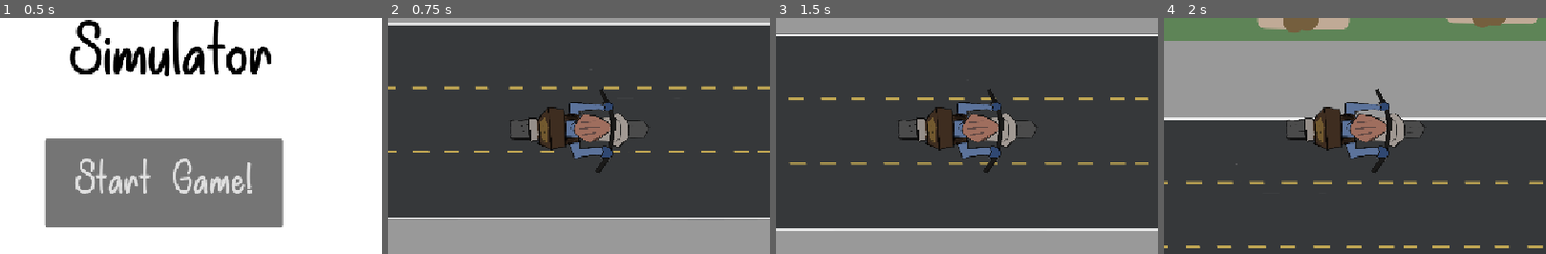
Above: before the commit, frames 1-4 (left to right).
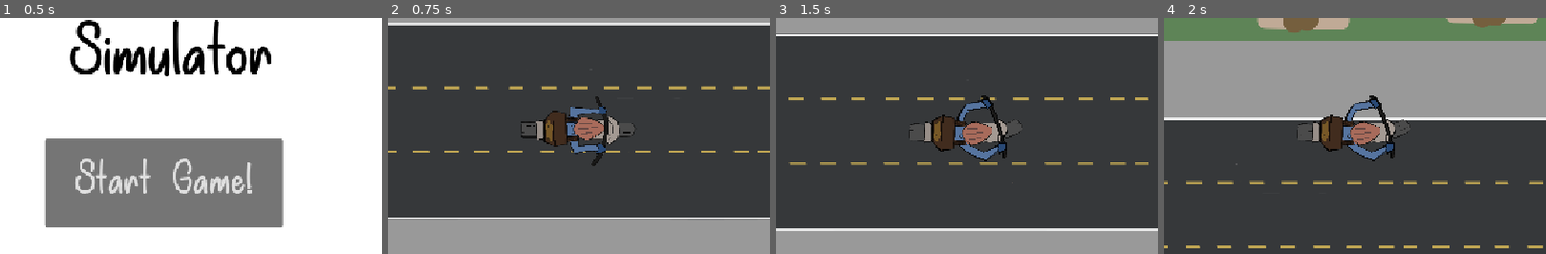
Above: after the commit, the same moments.

Repository: andreaTheCoder/brackeysgamejam
Game: Godot game, scene res://scenes/start_screen.tscn
Two runs of this game, one before a commit and one after it. Both use one fixed random seed, a clock stepped at 60 frames per second and the inputs below.
Inputs:
- Up to frame 1 (0.5 s): no input
- Up to frame 2 (0.75 s): click "Start Game!" at 0.5 s
- Up to frame 3 (1.5 s): tap Enter at 1.25 s; hold Up (up) from 1.28 s (still down); hold Space (button) from 1.28 s (still down)
- Up to frame 4 (2 s): keep holding Up (up); keep holding Space (button)
The pictures show only the part of the screen within x 26-76%, y 28-78%; the shares and areas given below are measured in that part.

Frame 1 is identical in both runs. In frame 2, 3.4% of the frame differs, in the area x 32-69%, y 29-66%; in frame 3, 3.6%; in frame 4, 3.6%, in the area x 32-69%, y 29-71%.

Commit message:
DONE WITH ANIMATIONS WITH THE BIKE LETS GOOOOOOOOOOOOOOOOOOOO

Diff:
--- a/scenes/bike.tscn
+++ b/scenes/bike.tscn
@@ -1,8 +1,13 @@
-[gd_scene load_steps=6 format=3 uid="uid://b2nldleqd7l8"]
+[gd_scene load_steps=11 format=3 uid="uid://b2nldleqd7l8"]
 
 [ext_resource type="Script" uid="uid://cwrke4t7rk702" path="res://scripts/bike.gd" id="1_oy3wg"]
-[ext_resource type="Texture2D" uid="uid://bqvsj0yslvyjh" path="res://assets/handmade/motorcycle/motor1.webp" id="2_77r6i"]
-[ext_resource type="Texture2D" uid="uid://vhudjxad3yq6" path="res://assets/handmade/motorcycle/motor2.webp" id="3_juvdb"]
+[ext_resource type="Texture2D" uid="uid://bflspv36ikmng" path="res://assets/handmade/motocycle sprites/def1.png" id="2_7nrme"]
+[ext_resource type="Texture2D" uid="uid://dufg6c7lu6gbk" path="res://assets/handmade/motocycle sprites/def2.png" id="3_d1jr7"]
+[ext_resource type="Texture2D" uid="uid://dkxn0qfagu8g6" path="res://assets/handmade/motocycle sprites/def3.png" id="4_o7eds"]
+[ext_resource type="Texture2D" uid="uid://5dx72k4iwqfu" path="res://assets/handmade/motocycle sprites/right1.png" id="5_irgsv"]
+[ext_resource type="Texture2D" uid="uid://bldfojjueq8w2" path="res://assets/handmade/motocycle sprites/right2.png" id="6_qtgu3"]
+[ext_resource type="Texture2D" uid="uid://buh2u5e5sq8ws" path="res://assets/handmade/motocycle sprites/left1.png" id="7_1ced1"]
+[ext_resource type="Texture2D" uid="uid://coq5xvaup2nn" path="res://assets/handmade/motocycle sprites/left2.png" id="8_uqvew"]
 
 [sub_resource type="RectangleShape2D" id="RectangleShape2D_b0jew"]
 size = Vector2(17, 4.5)
@@ -11,18 +16,46 @@
 animations = [{
 "frames": [{
 "duration": 1.0,
-"texture": ExtResource("2_77r6i")
+"texture": ExtResource("2_7nrme")
 }, {
 "duration": 1.0,
-"texture": ExtResource("3_juvdb")
+"texture": ExtResource("3_d1jr7")
+}, {
+"duration": 1.0,
+"texture": ExtResource("4_o7eds")
 }],
 "loop": true,
 "name": &"default",
 "speed": 5.0
 }, {
-"frames": [],
+"frames": [{
+"duration": 1.0,
+"texture": ExtResource("2_7nrme")
+}],
 "loop": true,
-"name": &"new_animation",
+"name": &"idle",
+"speed": 5.0
+}, {
+"frames": [{
+"duration": 1.0,
+"texture": ExtResource("5_irgsv")
+}, {
+"duration": 1.0,
+"texture": ExtResource("6_qtgu3")
+}],
+"loop": true,
+"name": &"turn_down",
+"speed": 5.0
+}, {
+"frames": [{
+"duration": 1.0,
+"texture": ExtResource("7_1ced1")
+}, {
+"duration": 1.0,
+"texture": ExtResource("8_uqvew")
+}],
+"loop": true,
+"name": &"turn_up",
 "speed": 5.0
 }]
 
@@ -40,9 +73,8 @@
 
 [node name="AnimatedSprite2D" type="AnimatedSprite2D" parent="."]
 rotation = 1.5708
-scale = Vector2(0.03, 0.03)
+scale = Vector2(0.015, 0.015)
 sprite_frames = SubResource("SpriteFrames_fdhfo")
-animation = &"new_animation"
 autoplay = "default"
 
 [connection signal="timeout" from="Stun Timer" to="." method="_on_stun_timer_timeout"]
--- a/scripts/bike.gd
+++ b/scripts/bike.gd
@@ -14,7 +14,20 @@
 var stunned = false
 const STUN_DURATION = 1.4
 
+@onready var animated_sprite_2d: AnimatedSprite2D = $AnimatedSprite2D
 @onready var stun_timer: Timer = $"Stun Timer"
+
+func _process(delta: float) -> void:
+	if Input.is_action_pressed("up") and velocity.y > 0:
+		animated_sprite_2d.play("default")
+	elif Input.is_action_pressed("up"):
+		animated_sprite_2d.play("turn_up")
+	elif Input.is_action_pressed("down"):
+		animated_sprite_2d.play("turn_down")
+	elif velocity.x == 0:
+		animated_sprite_2d.play("idle")
+	else:
+		animated_sprite_2d.play("default")
 
 func _physics_process(delta: float) -> void:
 	_handle_movement(delta)
Binary file added: assets/handmade/motocycle sprites/def1.png
Not shown, added: assets/handmade/motocycle sprites/def1.png.import
Binary file added: assets/handmade/motocycle sprites/def2.png
Not shown, added: assets/handmade/motocycle sprites/def2.png.import
Binary file added: assets/handmade/motocycle sprites/def3.png
Not shown, added: assets/handmade/motocycle sprites/def3.png.import
Binary file added: assets/handmade/motocycle sprites/left1.png
Not shown, changed: assets/handmade/motocycle sprites/left1.png.import
Binary file added: assets/handmade/motocycle sprites/left2.png
Not shown, added: assets/handmade/motocycle sprites/left2.png.import
Binary file added: assets/handmade/motocycle sprites/right1.png
Not shown, added: assets/handmade/motocycle sprites/right1.png.import
(and 4 more such lines)
